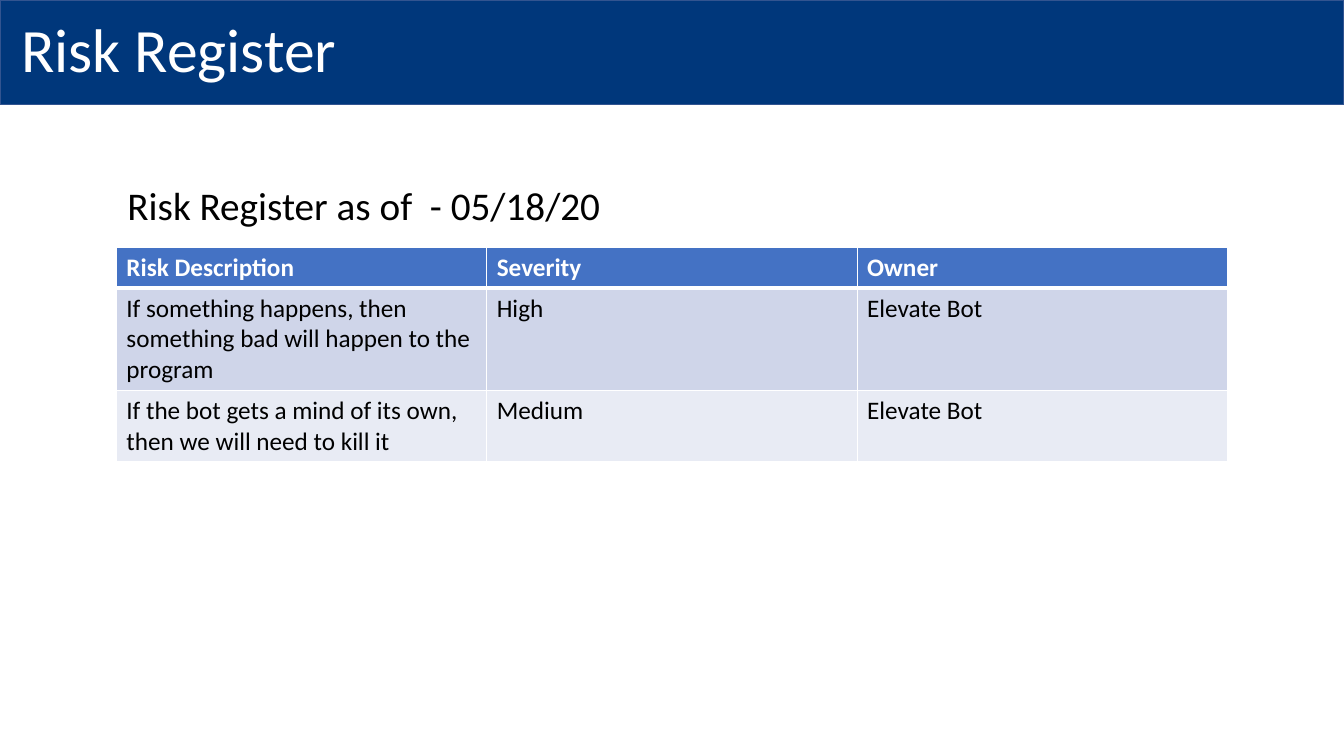
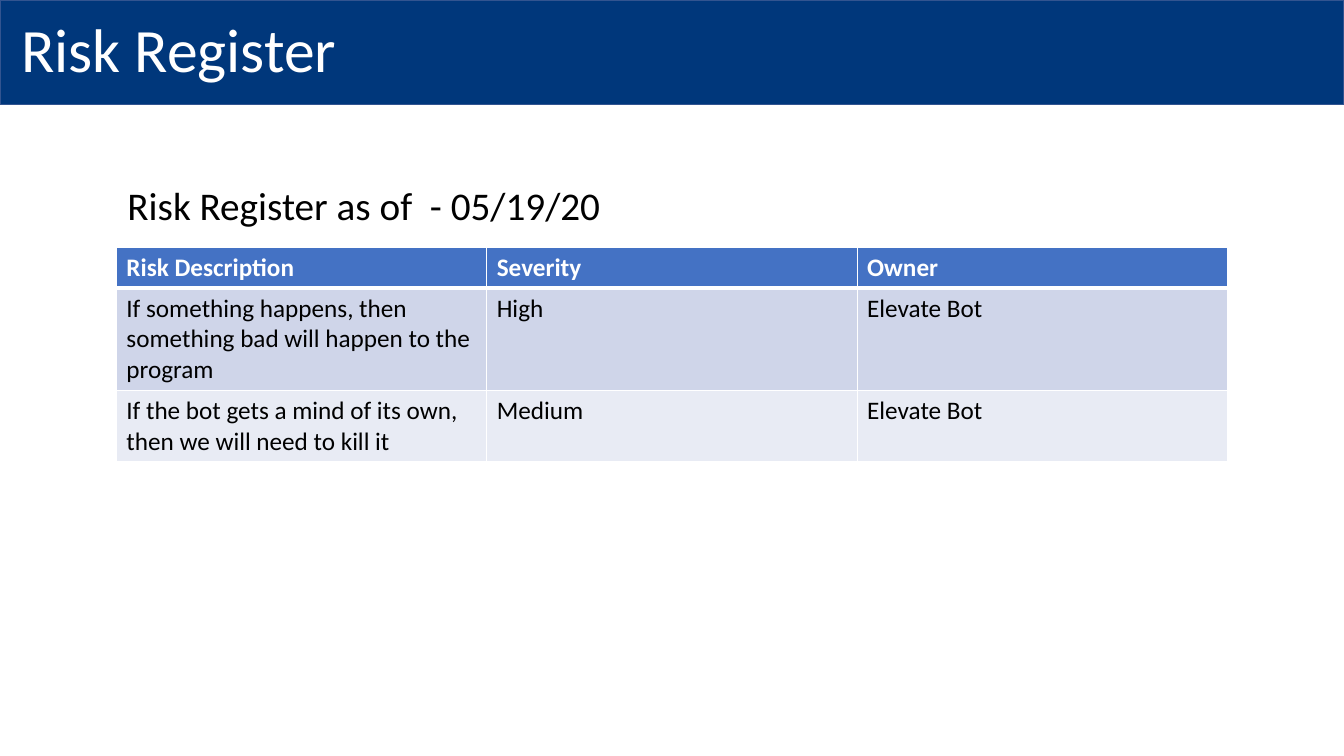
Before and after one commit to MindPetalSoftwareSolutions/VerticalApps_PMO-Bot, a slide deck: slide 3 of Data/Output/Robotic Process Automation PMO.pptx. Drawn at 1344x756 pixels with LibreOffice and Linux fonts; fonts in the diff are those of the drawing; background and template pictures are left out. Boxes give left, top, right and bottom in pixels: in the first picture for what was removed or moved away, otherwise in the second. Text is boxed around its words. In the diff, an @@ line names an element or a change of style, - is before the commit and + after.

```diff
--- a/Data/Output/Robotic Process Automation PMO.pptx
+++ b/Data/Output/Robotic Process Automation PMO.pptx
@@ text at (x1=127, y1=192, x2=600, y2=227): text changed @@
-Risk Register as of - 05/18/20
+Risk Register as of - 05/19/20
```
Also in this commit, not shown: 2 other slides changed, 2 other files.
